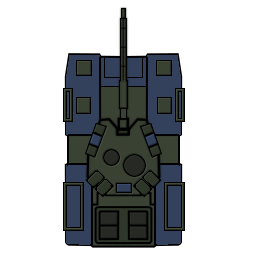
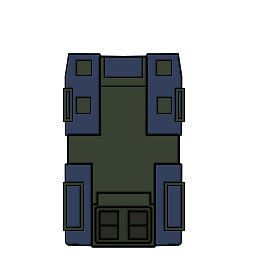
Comparing the layer stacks of the two w=256, h=256 images. Changes:
hid "Pasted Layer #1" over box(84, 6, 163, 198)
showed "Tank Detail 03 Colour Bump", painted on it over box(66, 58, 182, 227)
hid "Tank Detail 03 Colour" over box(66, 58, 182, 227)
painted on "Tank Detail 02 Colour Bump" over box(64, 61, 184, 239)
showed "Tank Detail 01 Colour Bump", painted on it over box(66, 55, 181, 245)
hid "Tank Detail 01 Colour" over box(66, 55, 181, 245)
showed "Tank Base Colour Bump", painted on it over box(66, 55, 181, 246)
hid "Tank Base Colour", painted on it over box(66, 55, 181, 246)
renamed "Damage Overlay" to "Bump Source", showed it, blend darken → normal, moved it below "Tank Base Colour", painted on it over box(64, 6, 184, 248)
